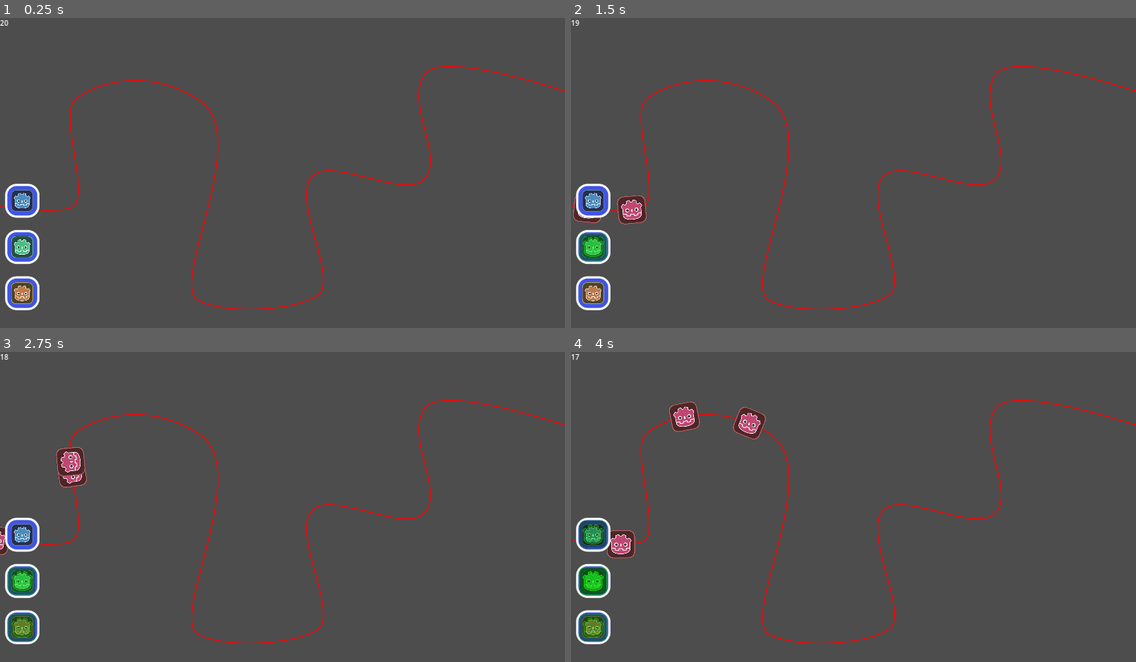
Above: before the commit, frames 1-4 (two rows, left to right).
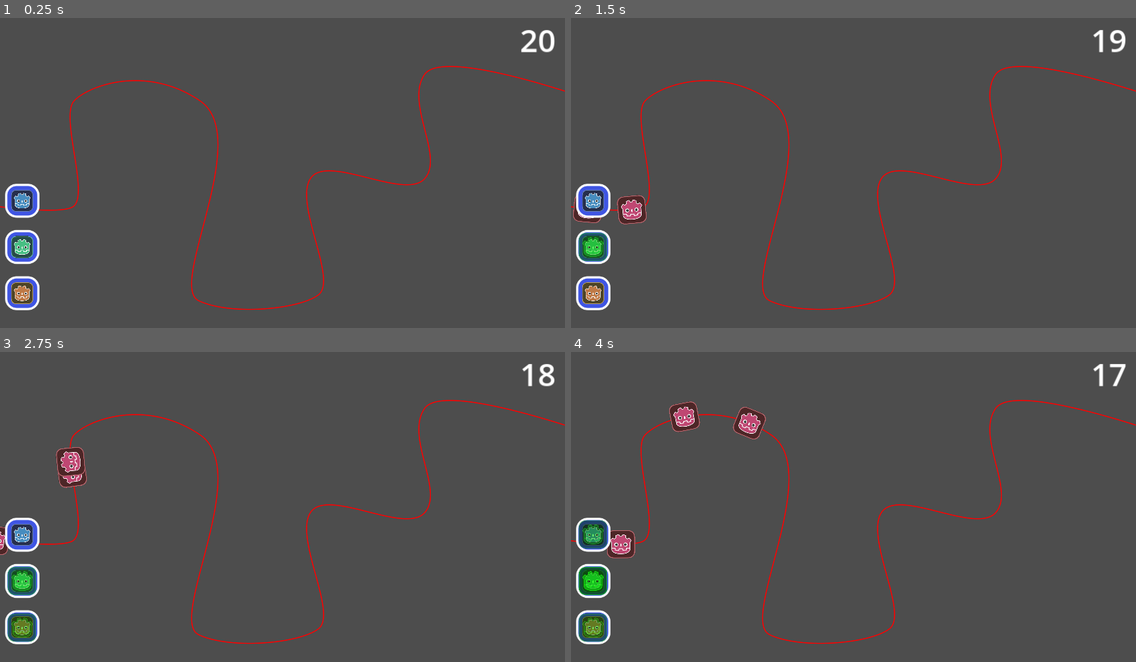
Above: after the commit, the same moments.

Repository: Galitie/20-sec-game-jam
Game: Godot game, scene res://Prototype/main.tscn
Same seed, same stepped clock (60 frames per second), same inputs: the game is played once before the commit and once after it.
Inputs (mouse positions are in pixels of both pictures, inside the frame that each line leads up to):
- Up to frame 1 (0.25 s): no input
- Up to frame 2 (1.5 s): click (593, 200) at 0.5 s; click (593, 247) at 1.25 s
- Up to frame 3 (2.75 s): click (22, 627) at 2 s
- Up to frame 4 (4 s): click (593, 534) at 2.75 s; click (593, 581) at 3.5 s

The runs differ from the first frame. In frame 1, 0.2% of the frame differs, in the area x 0-99%, y 0-12%; in frame 2, 0.2%; in frame 3, 0.2%; in frame 4, 0.2%.

Commit message:
adjusted timer placement and size

Diff:
--- a/Prototype/main.gd
+++ b/Prototype/main.gd
@@ -1,19 +1,34 @@
 extends Node2D
 
+### ------------------ ###
+###     EDIT ME!
+### vvvvvvvvvvvvvvvvvv ###
+
 var sec_between_enemies = 1
-
-var build_mode = false
-var build_location
-var build_type
-
-# enemies are objects, add a object to the array below to add more enemies
+# enemies and towers are objects, add an object to the arrays below to add more
 # enemies have a default health of 3 and a default speed of 150
 # they will spawn in order from the start of the array to the end
 var enemies = [
 	{"hp": 3, "speed": 150},
 	{"hp": 3, "speed": 250},
 	{"hp": 3, "speed": 100},
-	]
+]
+
+# only 3 towers available for prototype, don't add more but feel free to change the values
+var towers = [
+	{"atkdamage": 1, "atkspeed": 300},
+	{"atkdamage": 2, "atkspeed": 250},
+	{"atkdamage": 3, "atkspeed": 100},
+]
+
+### ^^^^^^^^^^^^^^^^^^ ###
+###      EDIT ME!
+### ------------------ ###
+
+var build_mode = false
+var build_location
+var build_type
+
 
 # Called when the node enters the scene tree for the first time.
 func _ready():
--- a/Prototype/main.tscn
+++ b/Prototype/main.tscn
@@ -19,15 +19,20 @@
 curve = SubResource("Curve2D_l10r2")
 script = ExtResource("2_evcy1")
 
-[node name="SecondsTimer" type="Label" parent="."]
-offset_right = 40.0
-offset_bottom = 23.0
-text = "20 Second Timer"
-script = ExtResource("3_3ds8k")
-
 [node name="TowerContainer" type="Node2D" parent="."]
 
 [node name="CanvasLayer" type="CanvasLayer" parent="."]
 script = ExtResource("4_fxjjm")
 
 [node name="UI" parent="CanvasLayer" instance=ExtResource("4_hw5bm")]
+
+[node name="SecondsTimer" type="Label" parent="CanvasLayer"]
+anchors_preset = 1
+anchor_left = 1.0
+anchor_right = 1.0
+offset_left = -102.0
+offset_bottom = 100.0
+grow_horizontal = 0
+size_flags_horizontal = 8
+theme_override_font_sizes/font_size = 71
+script = ExtResource("3_3ds8k")
--- a/Scenes/Towers/TowerType1.tscn
+++ b/Scenes/Towers/TowerType1.tscn
@@ -1,9 +1,9 @@
-[gd_scene load_steps=2 format=3 uid="uid://dat7jpxvsibul"]
+[gd_scene load_steps=2 format=3 uid="uid://bsad77ed5ierv"]
 
-[ext_resource type="Texture2D" uid="uid://l8oeolqol8mg" path="res://Assets/UI/Tower1.png" id="1_fve82"]
+[ext_resource type="Texture2D" uid="uid://l8oeolqol8mg" path="res://Assets/Towers/Tower1.png" id="1_on6dc"]
 
 [node name="TowerType1" type="Node2D"]
 
 [node name="Base" type="Sprite2D" parent="."]
 scale = Vector2(0.5, 0.5)
-texture = ExtResource("1_fve82")
+texture = ExtResource("1_on6dc")
--- a/Scenes/Towers/TowerType2.tscn
+++ b/Scenes/Towers/TowerType2.tscn
@@ -1,9 +1,9 @@
 [gd_scene load_steps=2 format=3 uid="uid://dhm3biq7ch12l"]
 
-[ext_resource type="Texture2D" uid="uid://bdd377ax3qef5" path="res://Assets/UI/Tower2.png" id="1_0lgtp"]
+[ext_resource type="Texture2D" uid="uid://bdd377ax3qef5" path="res://Assets/Towers/Tower2.png" id="1_uy6oc"]
 
-[node name="TowerType1" type="Node2D"]
+[node name="TowerType2" type="Node2D"]
 
 [node name="Base" type="Sprite2D" parent="."]
 scale = Vector2(0.5, 0.5)
-texture = ExtResource("1_0lgtp")
+texture = ExtResource("1_uy6oc")
--- a/Scenes/Towers/TowerType3.tscn
+++ b/Scenes/Towers/TowerType3.tscn
@@ -1,9 +1,9 @@
 [gd_scene load_steps=2 format=3 uid="uid://c7lplljo31fqq"]
 
-[ext_resource type="Texture2D" uid="uid://4dakacwnclhq" path="res://Assets/UI/Tower3.png" id="1_8kdqa"]
+[ext_resource type="Texture2D" uid="uid://4dakacwnclhq" path="res://Assets/Towers/Tower3.png" id="1_2juo8"]
 
-[node name="TowerType1" type="Node2D"]
+[node name="TowerType3" type="Node2D"]
 
 [node name="Base" type="Sprite2D" parent="."]
 scale = Vector2(0.5, 0.5)
-texture = ExtResource("1_8kdqa")
+texture = ExtResource("1_2juo8")
--- a/Scenes/UI/HUD.tscn
+++ b/Scenes/UI/HUD.tscn
@@ -1,9 +1,9 @@
 [gd_scene load_steps=5 format=3 uid="uid://b2xbq2abl5y8g"]
 
 [ext_resource type="Texture2D" uid="uid://ce18o8kcg5fx0" path="res://Assets/UI/ButtonBackground.png" id="1_t22x8"]
-[ext_resource type="Texture2D" uid="uid://l8oeolqol8mg" path="res://Assets/UI/Tower1.png" id="2_m1gff"]
-[ext_resource type="Texture2D" uid="uid://bdd377ax3qef5" path="res://Assets/UI/Tower2.png" id="3_pwxth"]
-[ext_resource type="Texture2D" uid="uid://4dakacwnclhq" path="res://Assets/UI/Tower3.png" id="4_xxgum"]
+[ext_resource type="Texture2D" uid="uid://l8oeolqol8mg" path="res://Assets/Towers/Tower1.png" id="2_8ix8d"]
+[ext_resource type="Texture2D" uid="uid://bdd377ax3qef5" path="res://Assets/Towers/Tower2.png" id="3_q171d"]
+[ext_resource type="Texture2D" uid="uid://4dakacwnclhq" path="res://Assets/Towers/Tower3.png" id="4_223ym"]
 
 [node name="UI" type="Control"]
 layout_mode = 3
@@ -49,7 +49,7 @@
 
 [node name="Icon" type="TextureRect" parent="BuildBar/TowerType1/MarginContainer"]
 layout_mode = 2
-texture = ExtResource("2_m1gff")
+texture = ExtResource("2_8ix8d")
 expand_mode = 1
 
 [node name="TowerType2" type="TextureButton" parent="BuildBar" groups=["build_buttons"]]
@@ -75,7 +75,7 @@
 
 [node name="Icon" type="TextureRect" parent="BuildBar/TowerType2/MarginContainer"]
 layout_mode = 2
-texture = ExtResource("3_pwxth")
+texture = ExtResource("3_q171d")
 expand_mode = 1
 
 [node name="TowerType3" type="TextureButton" parent="BuildBar" groups=["build_buttons"]]
@@ -101,5 +101,5 @@
 
 [node name="Icon" type="TextureRect" parent="BuildBar/TowerType3/MarginContainer"]
 layout_mode = 2
-texture = ExtResource("4_xxgum")
+texture = ExtResource("4_223ym")
 expand_mode = 1
Renamed: Assets/UI/Tower1.png -> Assets/Towers/Tower1.png
Not shown, changed: Assets/Towers/Tower1.png.import
Renamed: Assets/UI/Tower2.png -> Assets/Towers/Tower2.png
Not shown, changed: Assets/Towers/Tower2.png.import
Renamed: Assets/UI/Tower3.png -> Assets/Towers/Tower3.png
Not shown, changed: Assets/Towers/Tower3.png.import
